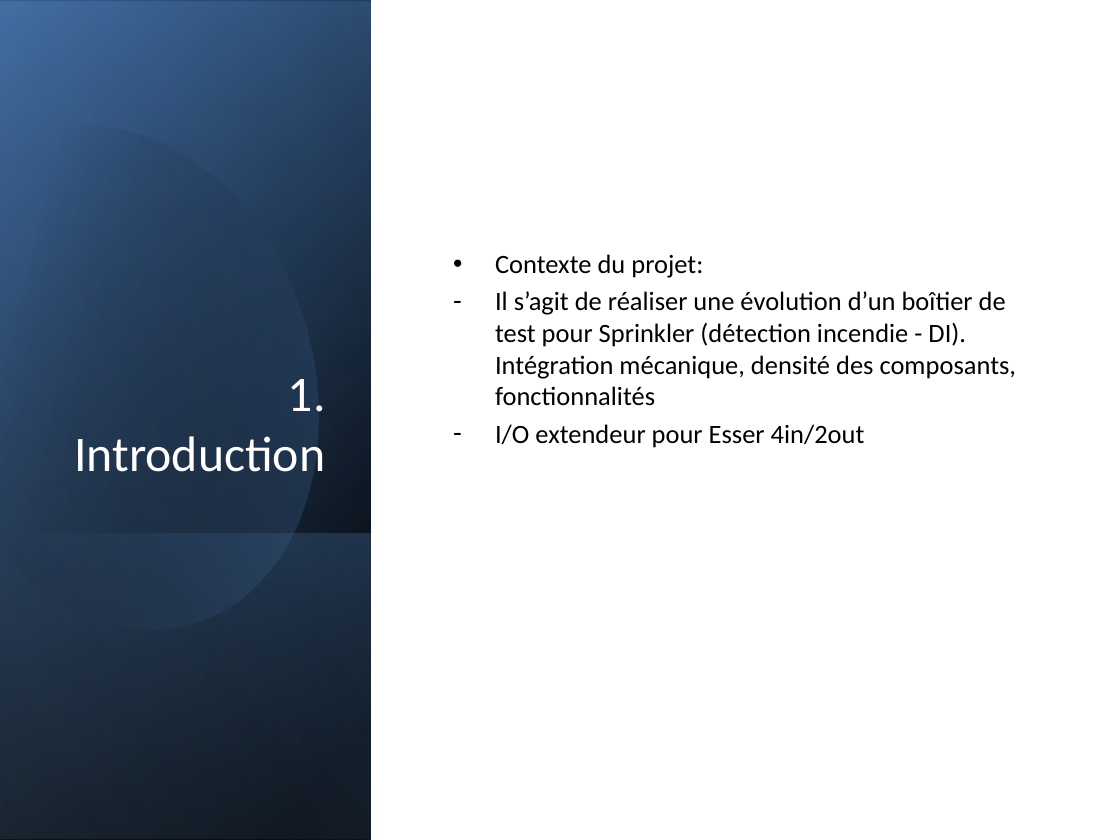
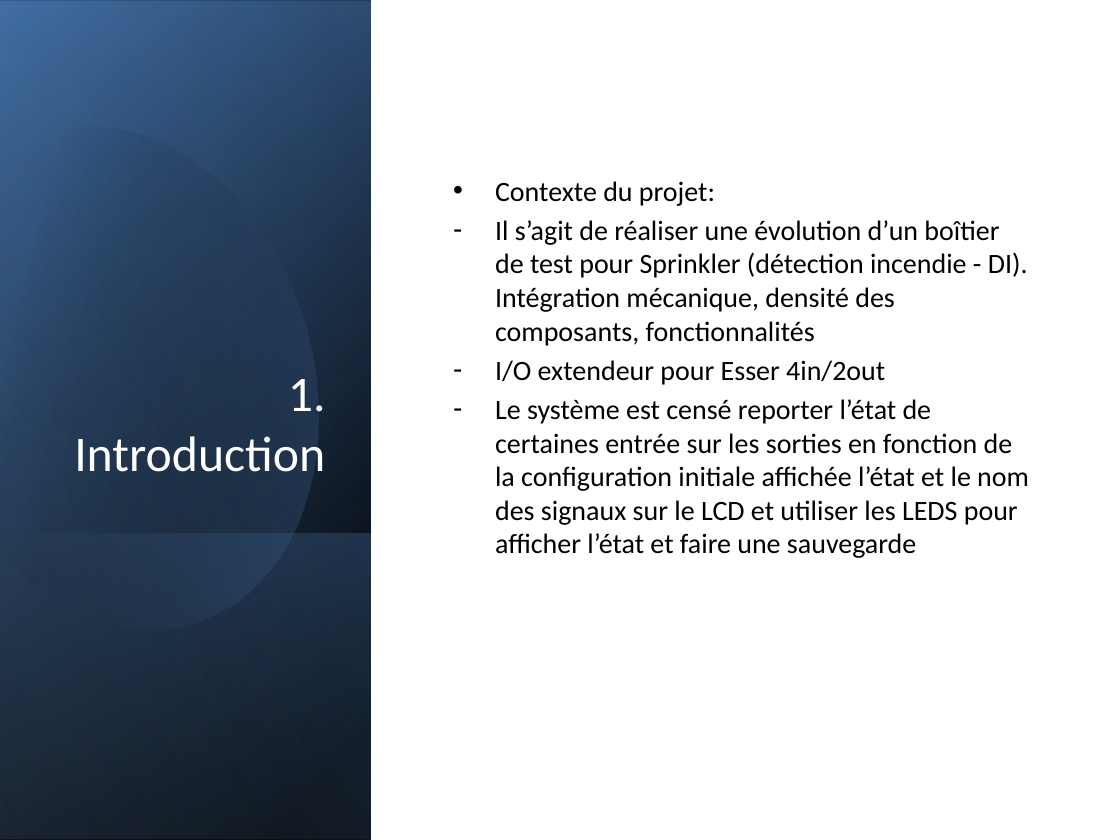
Before and after one commit to Sweedy3960/2414_SPB7_DOC, a slide deck: slide 3 of Doc/2414_Presentation.pptx. Drawn at 1120x840 pixels with LibreOffice and Linux fonts; fonts in the diff are those of the drawing. Boxes give left, top, right and bottom in pixels: in the first picture for what was removed or moved away, otherwise in the second. Text is boxed around its words. In the diff, an @@ line names an element or a change of style, - is before the commit and + after.

```diff
--- a/Doc/2414_Presentation.pptx
+++ b/Doc/2414_Presentation.pptx
@@ text at <box>495,181,1028,385</box>: size 17 to 18 pt in "Contexte du projet:", "Il s’agit de réaliser une évolution d’un ...", "I/O extendeur pour Esser 4in/2out" @@
@@ text at <box>495,399,1029,558</box>: paragraph added @@
+– Le système est censé reporter l’état de certaines entrée sur les sorties en fonction de la configuration initiale affichée l’état et le nom des signaux sur le LCD et utiliser les LEDS pour afficher l’état et faire une sauvegarde
```
Also in this commit, not shown: 11 other slides changed, 1 slide added, 2 slides removed, 4 other files.
